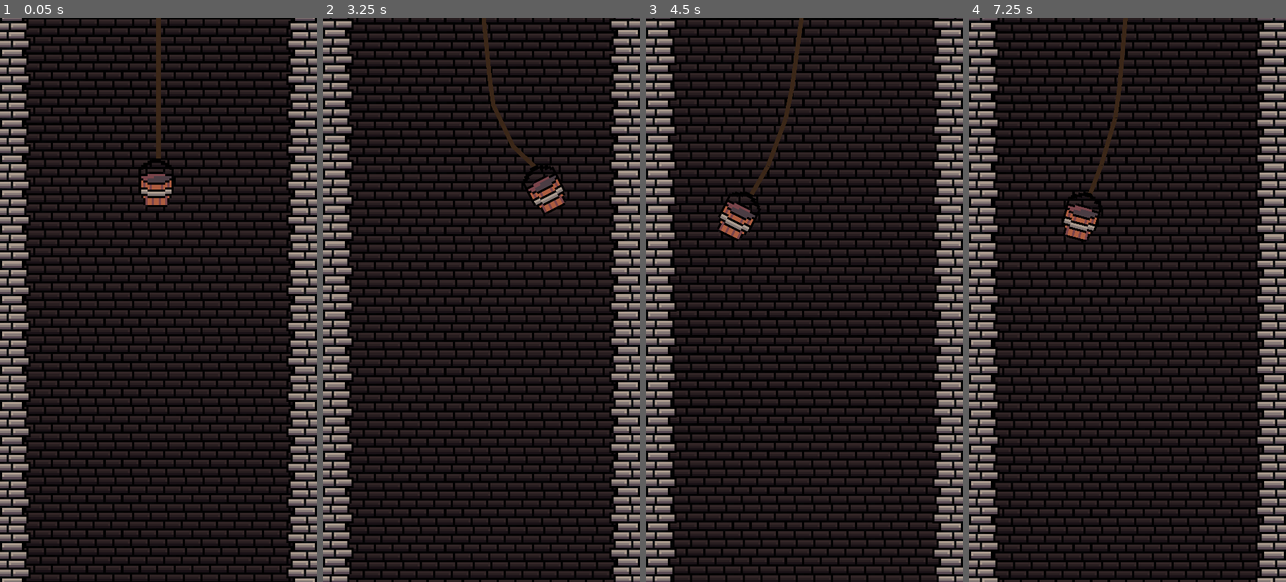
Above: before the commit, frames 1-4 (left to right).
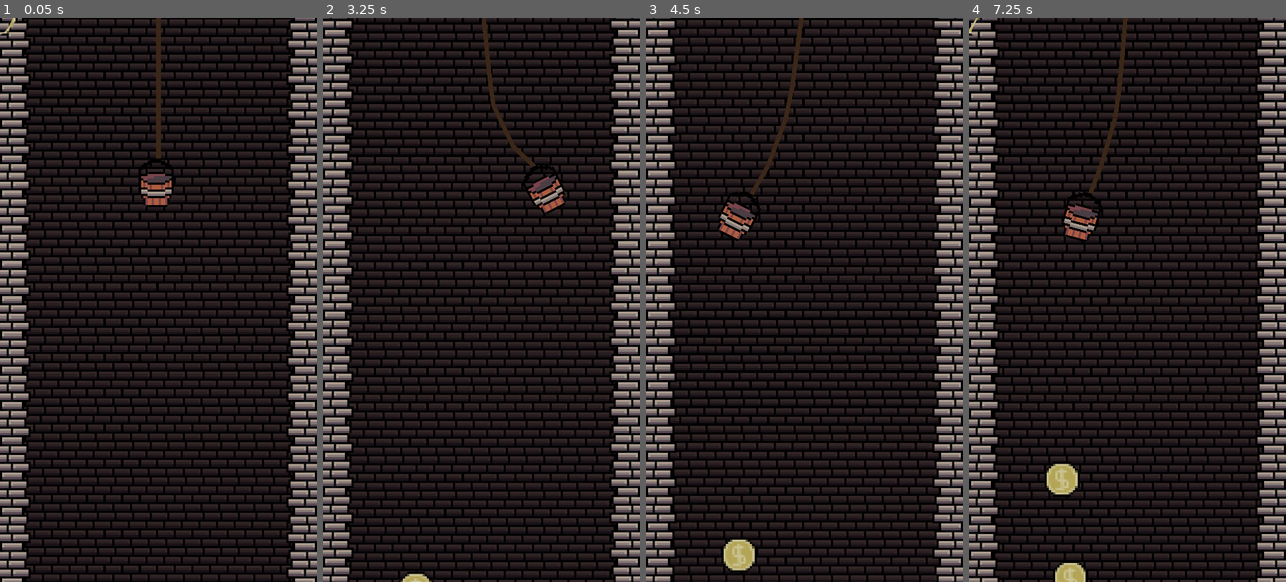
Above: after the commit, the same moments.

Repository: AdrienPiechocki/LudumDareAvril2025
Game: Godot game, scene res://Scenes/Game.tscn
The game is run twice, just before and just after one commit, with the same random seed, the same clock (stepped at 60 frames per second) and the same inputs.
Inputs:
- Up to frame 1 (0.05 s): no input
- Up to frame 2 (3.25 s): hold Right (ui_right) 0.53-1.28 s; hold Down (ui_down) 1.28-2.03 s; hold Right (ui_right) 2.03-2.78 s; hold Up (ui_up) from 2.78 s (still down)
- Up to frame 3 (4.5 s): release Up (ui_up) at 3.53 s; hold Left (ui_left) from 3.53 s (still down)
- Up to frame 4 (7.25 s): release Left (ui_left) at 5.03 s; hold Down (ui_down) 5.03-5.78 s; hold Right (ui_right) 5.78-6.53 s; hold Up (ui_up) from 6.53 s (still down)

The runs differ from the first frame. In frame 1, less than 0.1% of the frame differs, in the area x 0-6%, y 0-4%; in frame 2, 0.1%; in frame 3, 0.5%; in frame 4, 0.9%, in the area x 0-38%, y 0-100%.
Error before the commit: Parse Error: Could not preload resource file "res://Prefabs/Rock.tscn". (res://Scripts/GameManager.gd:4)

Commit message:
Fix Merge

Diff:
--- a/Prefabs/Rock.tscn
+++ b/Prefabs/Rock.tscn
@@ -2,8 +2,6 @@
 
 [ext_resource type="Texture2D" uid="uid://b24folax1qgf2" path="res://Sprites/Rock.png" id="1_dlwbl"]
 [ext_resource type="Shader" uid="uid://dma5cf3atup0t" path="res://Shaders/Rock.gdshader" id="1_t25bi"]
-[gd_scene load_steps=4 format=3 uid="uid://cg7yvc4eakhqj"]
-
 
 [sub_resource type="ShaderMaterial" id="ShaderMaterial_t25bi"]
 shader = ExtResource("1_t25bi")
Not shown: 1 places in Prefabs/RopeSegment.tscn that only renumber resources
